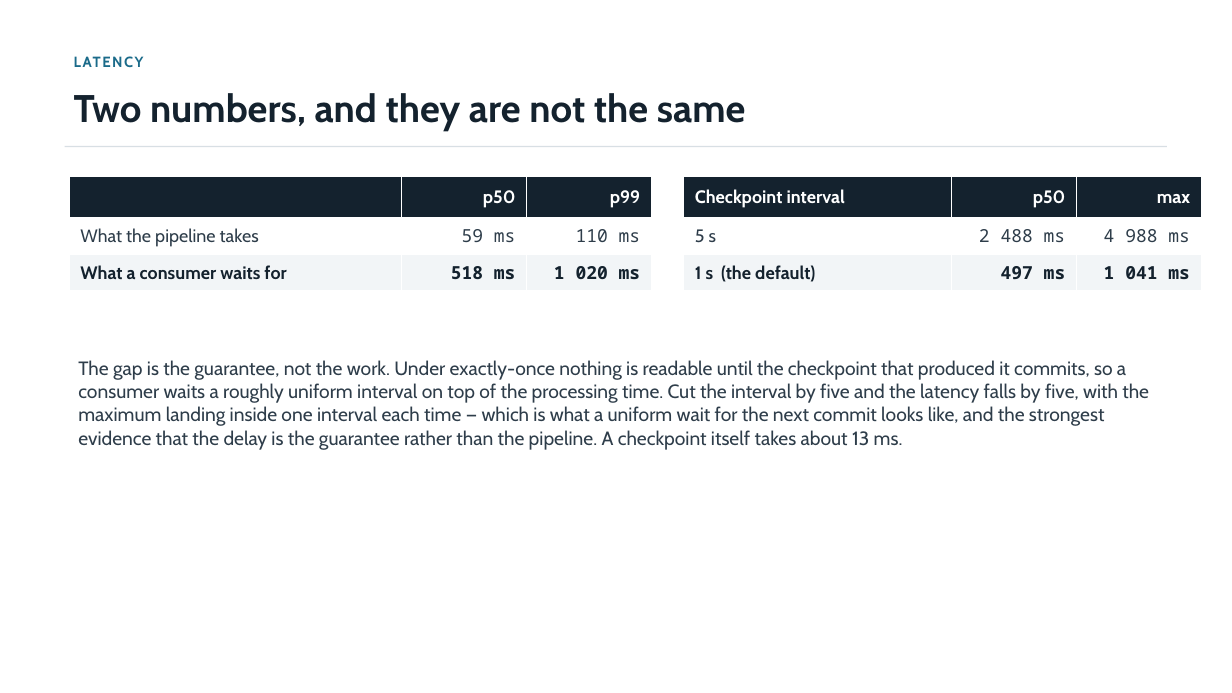
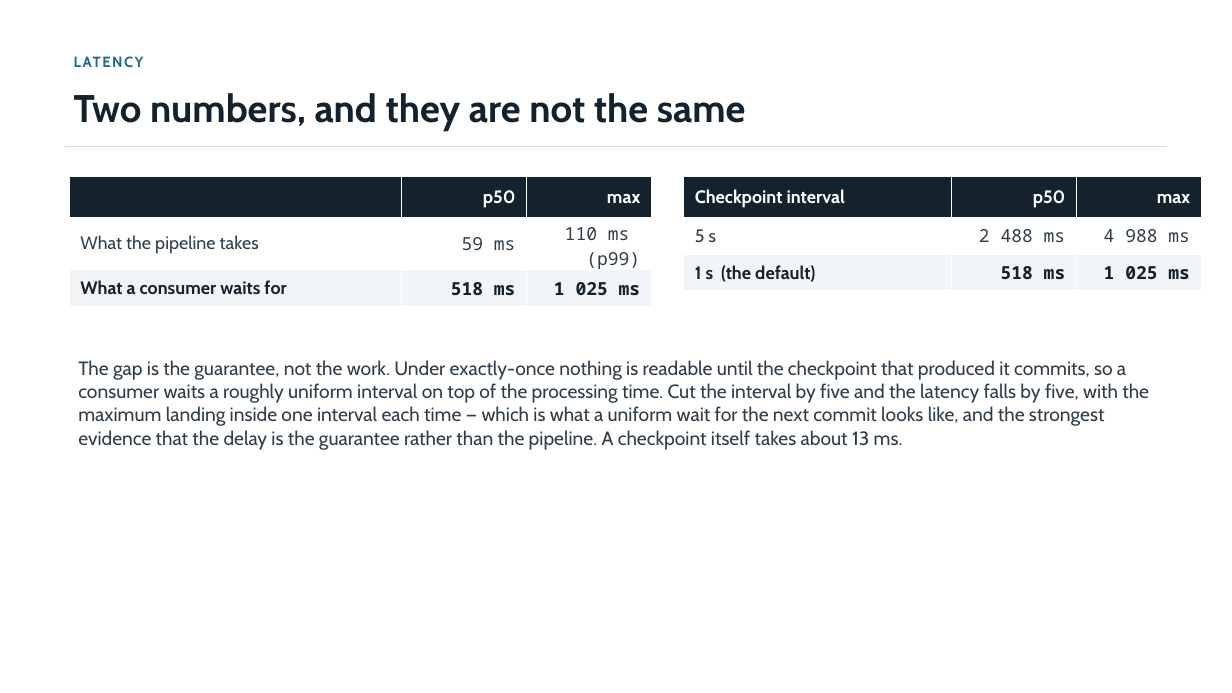
Before and after one commit to jimzucker/flink-training, a slide deck: slide 8 of docs/steps/step-13/final-demo-handout.pptx. Drawn at 1232x693 pixels with LibreOffice and Linux fonts; fonts in the diff are those of the drawing. Boxes give left, top, right and bottom in pixels: in the first picture for what was removed or moved away, otherwise in the second. Text is boxed around its words. In the diff, an @@ line names an element or a change of style, - is before the commit and + after.

```diff
--- a/docs/steps/step-13/final-demo-handout.pptx
+++ b/docs/steps/step-13/final-demo-handout.pptx
@@ table at <box>69,177,652,299</box> @@
-row 1, column 3: p99
+row 1, column 3: max
-row 2, column 3: 110 ms
+row 2, column 3: 110 ms (p99)
-row 3, column 3: 1 020 ms
+row 3, column 3: 1 025 ms
@@ table at <box>684,177,1202,291</box> @@
-row 3, column 2: 497 ms
+row 3, column 2: 518 ms
-row 3, column 3: 1 041 ms
+row 3, column 3: 1 025 ms
```
Also in this commit, not shown: 7 other files.
